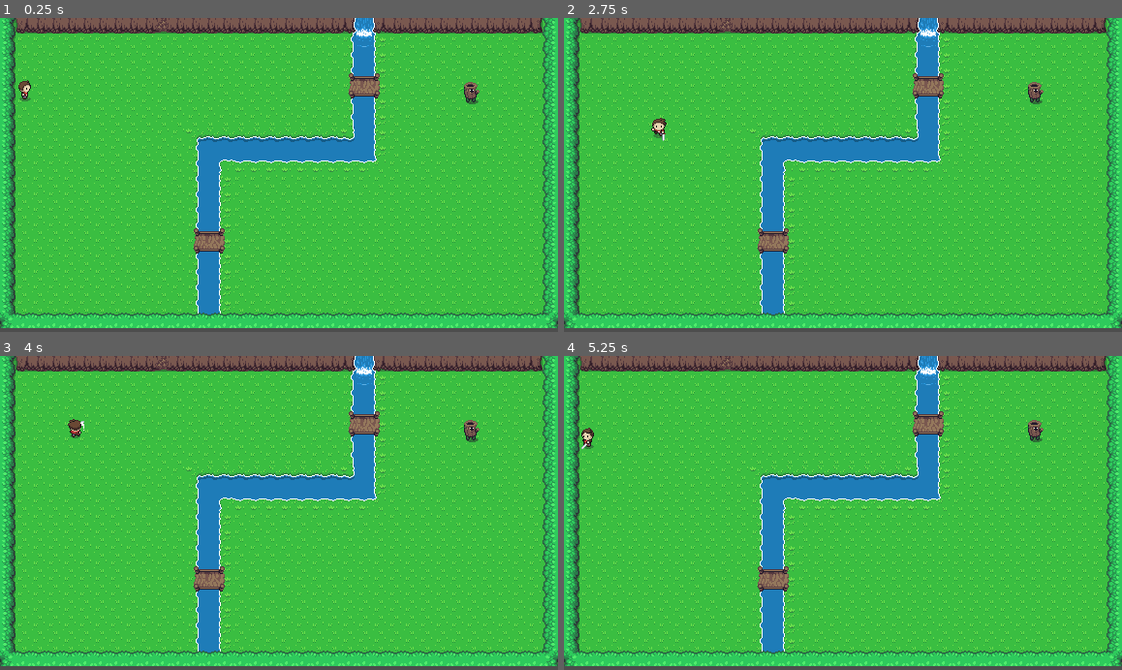
Above: before the commit, frames 1-4 (two rows, left to right).
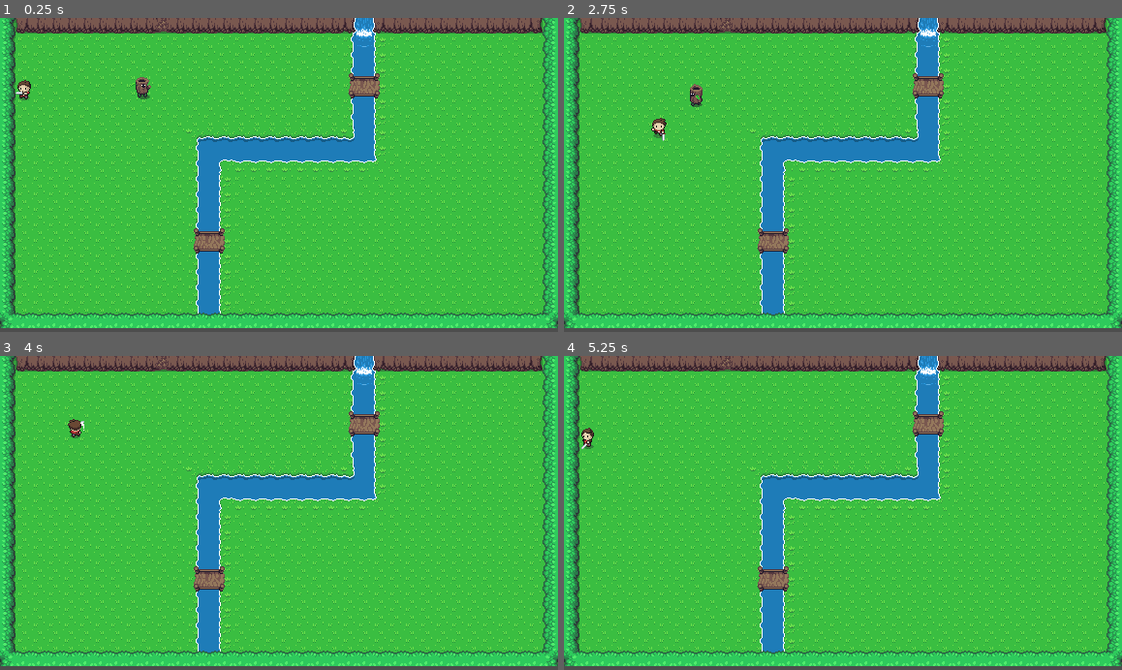
Above: after the commit, the same moments.

Repository: JojSh/Choppa
Game: Godot game, scene res://main.tscn
Two runs of this game, one before a commit and one after it. Both use one fixed random seed, a clock stepped at 60 frames per second and the inputs below.
Inputs:
- Up to frame 1 (0.25 s): no input
- Up to frame 2 (2.75 s): tap Enter at 0.5 s; hold Right (move_right) 0.53-1.28 s; tap Space (attack) at 0.6, 1.35, 2.1 s; hold Down (move_down) 1.28-2.03 s; hold Right (move_right) from 2.03 s (still down)
- Up to frame 3 (4 s): release Right (move_right) at 2.78 s; hold Up (move_up) 2.78-3.53 s; tap Space (attack) at 2.85, 3.6 s; hold Left (move_left) from 3.53 s (still down)
- Up to frame 4 (5.25 s): tap Space (attack) at 4.35, 5.1 s; release Left (move_left) at 5.03 s; hold Down (move_down) from 5.03 s (still down)

The runs differ from the first frame. In frame 1, 0.4% of the frame differs, in the area x 2-86%, y 18-28%; in frame 2, 0.3%; in frame 3, 0.2%; in frame 4, 0.2%.

Commit message:
Sword attack can kill enemy

Diff:
--- a/Enemy.gd
+++ b/Enemy.gd
@@ -26,3 +26,6 @@
 		$AnimatedSprite2D.play("down")
 	else:
 		$AnimatedSprite2D.stop()
+
+func die ():
+	queue_free()
--- a/Enemy.tscn
+++ b/Enemy.tscn
@@ -175,14 +175,22 @@
 radius = 4.0
 height = 10.0
 
-[node name="Enemy" type="CharacterBody2D"]
+[sub_resource type="CapsuleShape2D" id="CapsuleShape2D_eiiqw"]
+radius = 8.0
+height = 22.0
+
+[node name="Enemy" type="CharacterBody2D" groups=["Enemies"]]
 script = ExtResource("1_cvp04")
 
 [node name="AnimatedSprite2D" type="AnimatedSprite2D" parent="."]
 sprite_frames = SubResource("SpriteFrames_iolre")
 animation = &"down"
 
-[node name="CollisionShape2D" type="CollisionShape2D" parent="."]
+[node name="FeetBox" type="CollisionShape2D" parent="."]
 position = Vector2(0, 9)
 rotation = 1.5708
 shape = SubResource("CapsuleShape2D_xro03")
+
+[node name="HitBox" type="CollisionShape2D" parent="."]
+position = Vector2(0, 1)
+shape = SubResource("CapsuleShape2D_eiiqw")
--- a/Player.gd
+++ b/Player.gd
@@ -13,6 +13,9 @@
 
 	if Input.is_action_just_pressed("attack"):
 		handle_attack_animation()
+		if $AttackRaycast.is_colliding() and $AttackRaycast.get_collider().is_in_group("Enemies"):
+			if $AttackRaycast.get_collider().has_method("die"):
+				$AttackRaycast.get_collider().die()
 
 func handle_walking_animation (direction):
 	if not $AnimatedSprite2D.is_playing():
--- a/Player.tscn
+++ b/Player.tscn
@@ -280,9 +280,12 @@
 [node name="AnimatedSprite2D" type="AnimatedSprite2D" parent="."]
 position = Vector2(0, -1)
 sprite_frames = SubResource("SpriteFrames_5i4ok")
-animation = &"right"
+animation = &"attack_down"
 
 [node name="CollisionShape2D" type="CollisionShape2D" parent="."]
 position = Vector2(0, 7)
 rotation = 1.5708
 shape = SubResource("CapsuleShape2D_wh4xt")
+
+[node name="AttackRaycast" type="RayCast2D" parent="."]
+target_position = Vector2(15, 0)
--- a/main.tscn
+++ b/main.tscn
@@ -3301,7 +3301,7 @@
 layer_1/tile_data = PackedInt32Array(35, 393216, 18, 65571, 393216, 18, 131107, 393216, 18, 196643, 393216, 18, 262179, …(2289 unchanged characters)…
 
 [node name="Enemy" parent="." instance=ExtResource("3_pyo4f")]
-position = Vector2(486, 75)
+position = Vector2(147, 70)
 
 [node name="Player" parent="." instance=ExtResource("2_rp60p")]
 position = Vector2(25, 75)
Not shown: 1 places in Enemy.tscn that only renumber resources
